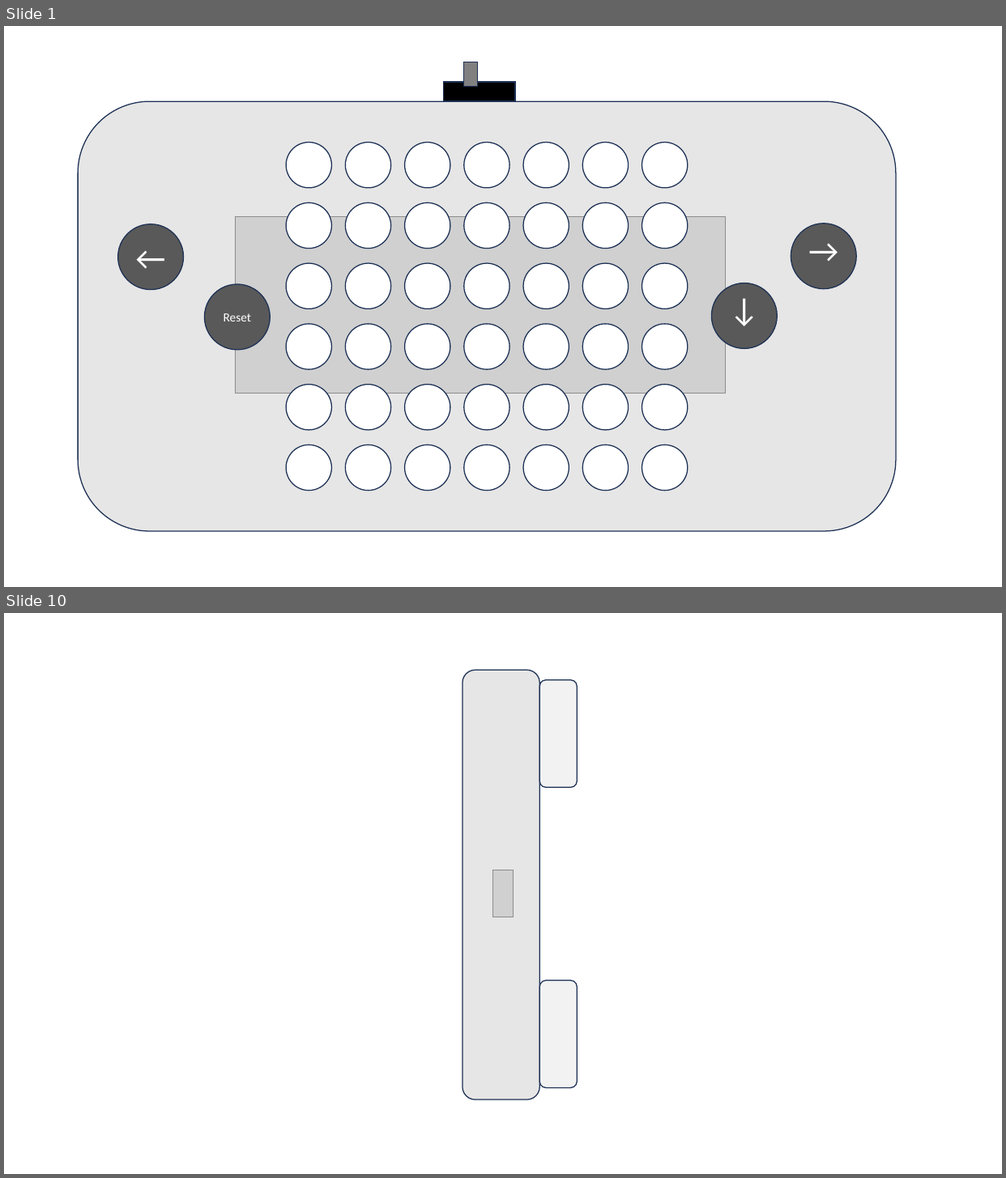
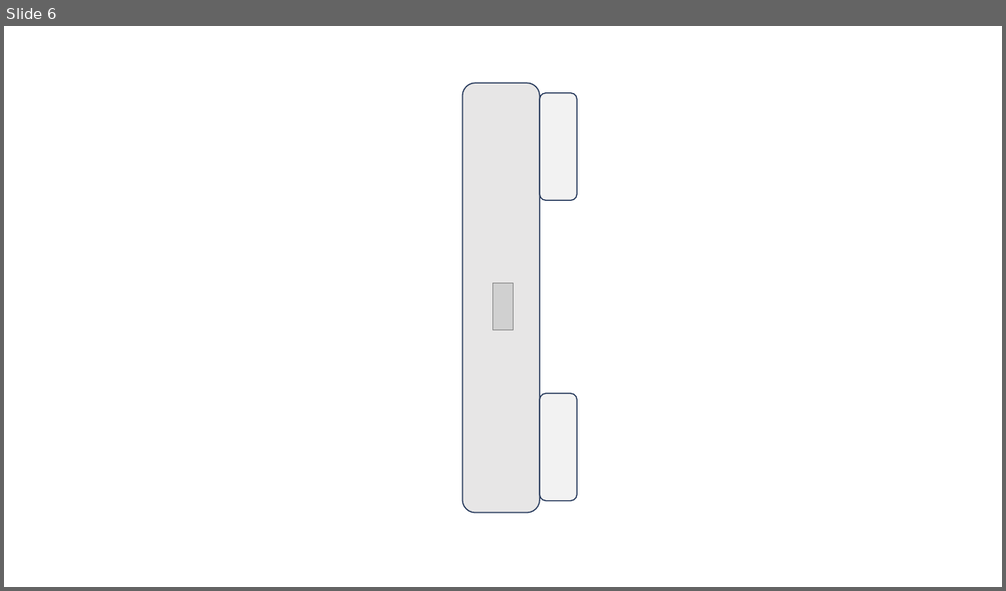
Before and after one commit to wago-enterprise-education/praktikum-vier-gewinnt, a slide deck: doc/Prototyp_3.pptx. Shown one above the other, each under a label of ours: slides 1 and 10 before the commit, slide 6 after it; the slides between them are not shown. The pictures are 1006x1178 and 1006x591 pixels, drawn with LibreOffice and Linux fonts; fonts in the diff are those of the drawing; grey boxes stand for pictures. Boxes give left, top, right and bottom in pixels: in the first picture for what was removed or moved away, otherwise in the second. Text is boxed around its words. In the diff, an @@ line names an element or a change of style, - is before the commit and + after.

```diff
--- a/doc/Prototyp_3.pptx
+++ b/doc/Prototyp_3.pptx
@@ slide 1 removed at (4,26,1002,587), background #FFFFFF @@
@@ rectangle removed at (464,62,478,87) @@
@@ rectangle removed at (444,82,515,101) @@
@@ rounded rectangle removed at (78,101,897,531) @@
@@ picture removed at (236,217,725,394) @@
@@ group removed at (286,142,688,491): 42 ellipses @@
@@ ellipse removed at (117,224,184,290) @@
-←
@@ ellipse removed at (791,224,857,289) @@
-←
@@ ellipse removed at (205,284,270,350) @@
-Reset
@@ ellipse removed at (711,284,778,349) @@
-↑
@@ what was slide 10 is now slide 6 @@
```
Also in this commit, not shown: 5 slides changed, 2 slides added, 3 other slides removed.
